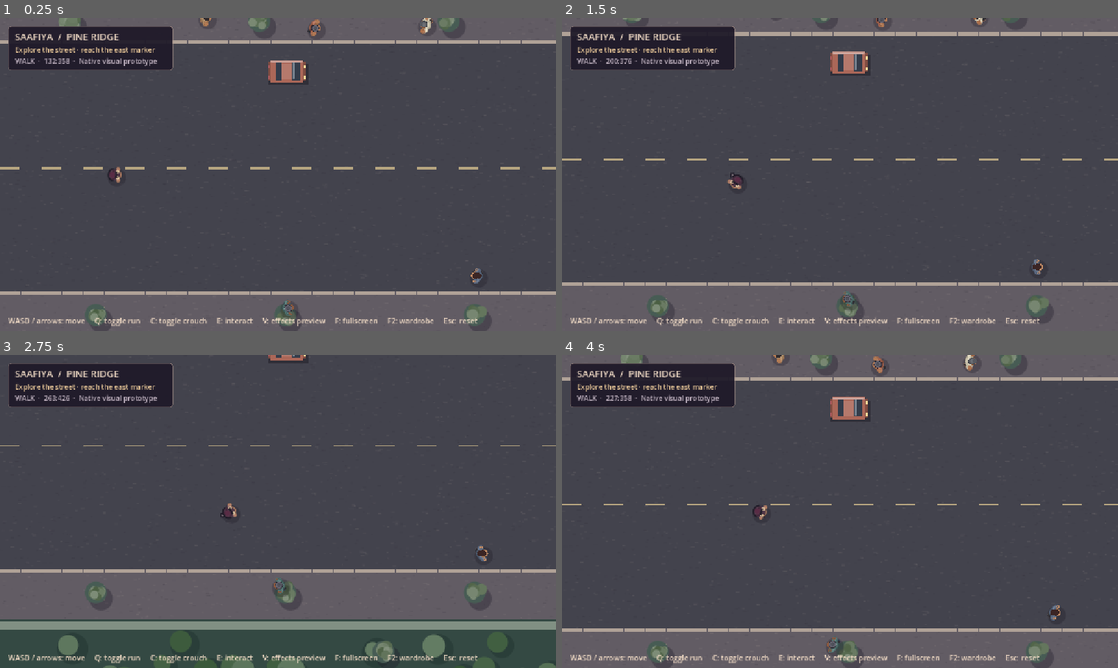
Above: before the commit, frames 1-4 (two rows, left to right).
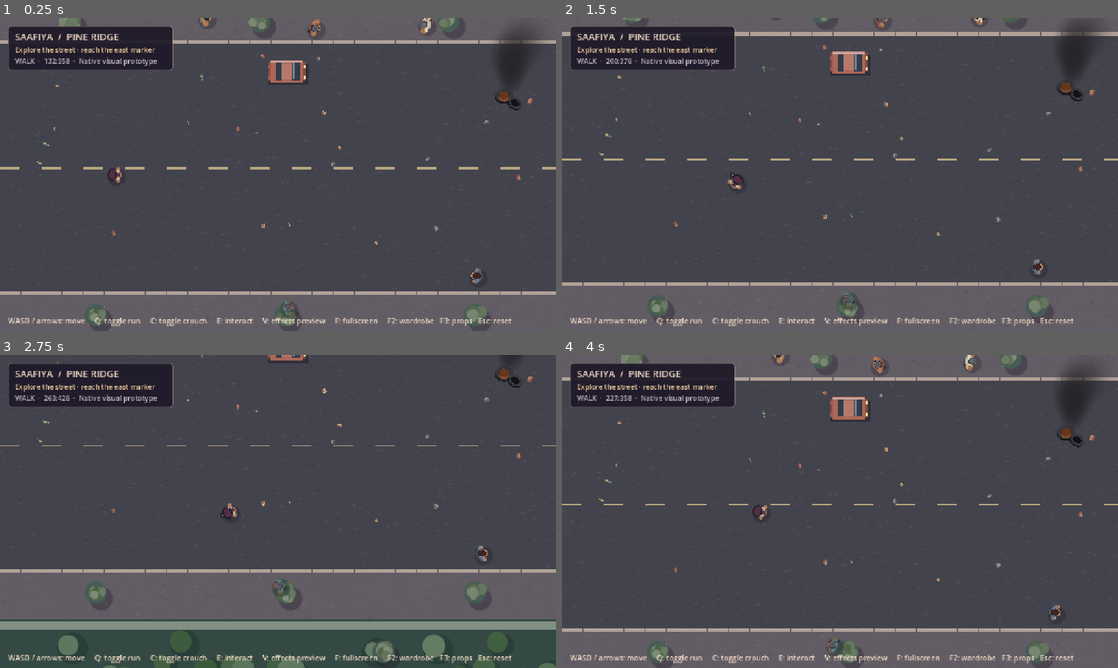
Above: after the commit, the same moments.

Repository: cryogenized-spec/Pineridge-Crisis-Saafiya-s-Revenge
Game: Godot game, scene res://scenes/main.tscn
Same seed, same stepped clock (60 frames per second), same inputs: the game is played once before the commit and once after it.
Inputs (mouse positions are in pixels of both pictures, inside the frame that each line leads up to):
- Up to frame 1 (0.25 s): no input
- Up to frame 2 (1.5 s): tap Enter at 0.5 s; move the mouse to (962, 158) at 0.52 s; hold Right 0.53-1.28 s; tap F at 0.6 s; tap E at 0.8, 1.35 s; move the mouse to (728, 190) at 1.27 s; hold S from 1.28 s (still down)
- Up to frame 3 (2.75 s): tap F at 1.55 s; move the mouse to (333, 442) at 2.02 s; release S at 2.03 s; hold Right from 2.03 s (still down); tap 1 at 2.1 s; tap E at 2.3 s
- Up to frame 4 (4 s): move the mouse to (812, 574) at 2.77 s; release Right at 2.78 s; hold W 2.78-3.53 s; tap 2 at 2.85 s; tap F at 3.05 s; move the mouse to (1006, 558) at 3.52 s; hold Left from 3.53 s (still down); tap 3 at 3.6 s; tap E at 3.8 s

The runs differ from the first frame. In frame 1, 1.1% of the frame differs, in the area x 6-98%, y 4-99%; in frame 2, 1.1%, in the area x 6-98%, y 1-99%; in frame 3, 0.4%; in frame 4, 1.1%.

Commit message:
Add independent prop artwork and street atmosphere

Diff:
--- /dev/null
+++ b/assets/props/bag.svg
@@ -0,0 +1 @@
+<svg xmlns="http://www.w3.org/2000/svg" width="128" height="128" viewBox="0 0 128 128"><path d="M35 43Q32 14 64 14Q96 14 93 43" fill="none" stroke="#b5a5a1" stroke-width="8"/><path d="M25 40L102 40 112 111 15 111Z" fill="#a49185"/><path d="M25 40L102 40 92 51 34 51Z" fill="#c5b4a2"/><path d="M36 55L29 103M88 55L97 104" stroke="#827267" stroke-width="3"/></svg>
--- /dev/null
+++ b/assets/props/blade_icon.svg
@@ -0,0 +1 @@
+<svg xmlns="http://www.w3.org/2000/svg" width="128" height="128" viewBox="0 0 128 128"><path d="M25 96L88 23 110 17 102 41 45 108Z" fill="#b2b2b5" stroke="#62636a" stroke-width="2"/><path d="M21 92L43 111 29 121 8 104Z" fill="#57443c"/><path d="M48 96L100 31" stroke="#e0deda" stroke-width="2"/></svg>
--- /dev/null
+++ b/assets/props/bottle.svg
@@ -0,0 +1 @@
+<svg xmlns="http://www.w3.org/2000/svg" width="128" height="128" viewBox="0 0 128 128"><g transform="rotate(-30 64 64)"><rect x="46" y="39" width="36" height="76" rx="12" fill="#485e4f"/><path d="M46 49Q46 36 55 29V13H73V29Q82 36 82 49" fill="#647d65"/><rect x="54" y="10" width="20" height="8" rx="2" fill="#a79a75"/><rect x="47" y="59" width="34" height="27" fill="#b9ac82"/><path d="M54 43V105" stroke="#a5b69c" opacity=".55" stroke-width="3"/></g></svg>
--- /dev/null
+++ b/assets/props/brick.svg
@@ -0,0 +1 @@
+<svg xmlns="http://www.w3.org/2000/svg" width="128" height="128" viewBox="0 0 128 128"><path d="M19 42L80 25 108 43 47 62Z" fill="#b87e65"/><path d="M19 42L47 62 47 93 19 72Z" fill="#805348"/><path d="M47 62L108 43 108 74 47 93Z" fill="#9a5f50"/><path d="M28 46L78 32M52 67L101 52" stroke="#d5a28a" opacity=".5" stroke-width="2"/></svg>
--- /dev/null
+++ b/assets/props/carton.svg
@@ -0,0 +1 @@
+<svg xmlns="http://www.w3.org/2000/svg" width="128" height="128" viewBox="0 0 128 128"><path d="M17 42L62 22 111 43 65 64Z" fill="#c3a17b"/><path d="M17 42L65 64V108L17 83Z" fill="#8f6b4f"/><path d="M65 64L111 43V87L65 108Z" fill="#ac865e"/><path d="M39 32L87 54 87 96" fill="none" stroke="#dfc19a" stroke-width="6"/></svg>
--- /dev/null
+++ b/assets/props/club_icon.svg
@@ -0,0 +1 @@
+<svg xmlns="http://www.w3.org/2000/svg" width="128" height="128" viewBox="0 0 128 128"><path d="M19 105L77 22Q91 10 105 22Q119 35 105 48L36 119Z" fill="#9b7758" stroke="#624a38" stroke-width="3"/><path d="M31 105L94 30" stroke="#c2a17a" stroke-width="3"/><path d="M16 105L28 119" stroke="#4a4342" stroke-width="7"/></svg>
--- /dev/null
+++ b/assets/props/compact_icon.svg
@@ -0,0 +1 @@
+<svg xmlns="http://www.w3.org/2000/svg" width="128" height="128" viewBox="0 0 128 128"><path d="M16 36H109V50H59L54 58 44 104H23L35 60H16Z" fill="#7b7980" stroke="#35343c" stroke-width="3" stroke-linejoin="round"/><path d="M20 39H105" stroke="#c4c0c1" stroke-width="3"/><path d="M35 64L51 64 41 99H27Z" fill="#414049"/></svg>
--- /dev/null
+++ b/assets/props/longarm_icon.svg
@@ -0,0 +1 @@
+<svg xmlns="http://www.w3.org/2000/svg" width="128" height="128" viewBox="0 0 128 128"><path d="M7 51H26L39 39H77L85 47H120V55H85L77 65H53L43 85H31L35 64H7Z" fill="#4d4b50" stroke="#282930" stroke-width="2" stroke-linejoin="round"/><path d="M9 53H26L40 45 47 62H9Z" fill="#92735c"/><path d="M53 43H76L82 48H53Z" fill="#979399"/></svg>
--- /dev/null
+++ b/assets/props/modern_icon.svg
@@ -0,0 +1 @@
+<svg xmlns="http://www.w3.org/2000/svg" width="128" height="128" viewBox="0 0 128 128"><path d="M15 33H113V53H59L54 62 44 107H19L32 62 15 56Z" fill="#4a4c54" stroke="#26262e" stroke-width="3" stroke-linejoin="round"/><path d="M19 37H109" stroke="#96949a" stroke-width="3"/><path d="M31 70L49 70 40 101H24Z" fill="#32333b"/></svg>
--- /dev/null
+++ b/assets/props/phone.svg
@@ -0,0 +1 @@
+<svg xmlns="http://www.w3.org/2000/svg" width="128" height="128" viewBox="0 0 128 128"><rect x="39" y="12" width="50" height="104" rx="9" fill="#25272e"/><rect x="43" y="19" width="42" height="86" rx="4" fill="#4b6272"/><path d="M45 21L83 21 45 72Z" fill="#8094a3" opacity=".45"/><rect x="57" y="109" width="14" height="2" fill="#a9a5a3"/></svg>
--- /dev/null
+++ b/assets/props/revolver_icon.svg
@@ -0,0 +1 @@
+<svg xmlns="http://www.w3.org/2000/svg" width="128" height="128" viewBox="0 0 128 128"><path d="M14 40H109V54H65L52 66 43 107H19L30 69 14 54Z" fill="#35343e" stroke="#202128" stroke-width="3" stroke-linejoin="round"/><ellipse cx="49" cy="51" rx="17" ry="15" fill="#5b5862"/><path d="M25 77Q46 72 32 97M39 47Q53 37 57 51" fill="none" stroke="#c6a66a" stroke-width="2"/></svg>
--- /dev/null
+++ b/assets/props/rubble.svg
@@ -0,0 +1 @@
+<svg xmlns="http://www.w3.org/2000/svg" width="128" height="128" viewBox="0 0 128 128"><path d="M15 73L30 44 58 28 87 36 111 68 87 93 45 99Z" fill="#6e6c68"/><path d="M30 44L58 28 87 36 76 66 42 70Z" fill="#96918a"/><path d="M42 70L76 66 87 93 45 99Z" fill="#55545a"/><path d="M76 66L87 36 111 68 87 93Z" fill="#77736e"/></svg>
--- /dev/null
+++ b/assets/props/slingshot_icon.svg
@@ -0,0 +1 @@
+<svg xmlns="http://www.w3.org/2000/svg" width="128" height="128" viewBox="0 0 128 128"><path d="M63 106V61L31 24M63 61L95 24" fill="none" stroke="#94785a" stroke-width="13" stroke-linecap="round" stroke-linejoin="round"/><path d="M31 24Q64 40 95 24" fill="none" stroke="#a7a5a4" stroke-width="4"/><path d="M63 87V112" stroke="#4b4644" stroke-width="13" stroke-linecap="round"/></svg>
--- /dev/null
+++ b/assets/props/tyre.svg
@@ -0,0 +1 @@
+<svg xmlns="http://www.w3.org/2000/svg" width="128" height="128" viewBox="0 0 128 128"><ellipse cx="64" cy="68" rx="51" ry="37" fill="#15171b"/><ellipse cx="64" cy="58" rx="51" ry="37" fill="#34363a"/><ellipse cx="64" cy="58" rx="30" ry="21" fill="#101216"/><ellipse cx="64" cy="58" rx="40" ry="29" fill="none" stroke="#555659" stroke-width="3" opacity=".55"/><path d="M15 60Q25 85 64 94Q103 90 114 63" fill="none" stroke="#27282c" stroke-width="5"/></svg>
--- /dev/null
+++ b/scenes/prop_review.tscn
@@ -0,0 +1,6 @@
+[gd_scene load_steps=2 format=3]
+
+[ext_resource type="Script" path="res://scripts/prop_review.gd" id="1"]
+
+[node name="PropReview" type="Node2D"]
+script = ExtResource("1")
--- a/scripts/main.gd
+++ b/scripts/main.gd
@@ -3,6 +3,7 @@
 const Street = preload("res://scripts/street.gd")
 const Actor = preload("res://scripts/actor.gd")
 const Effects = preload("res://scripts/visual_effects.gd")
+const Haze = preload("res://scripts/street_haze.gd")
 const START := Vector2(132,358)
 const WAYPOINT := Vector2(2060,350)
 var street: Street
@@ -24,6 +25,9 @@
 func _ready() -> void:
 	street=Street.new()
 	add_child(street)
+	var haze := Haze.new()
+	haze.origins = street.haze_origins
+	add_child(haze)
 	effects=Effects.new()
 	add_child(effects)
 	var positions := [Vector2(235,177),Vector2(316,511),Vector2(484,185),Vector2(561,474),Vector2(717,515),Vector2(890,180),Vector2(998,464),Vector2(1268,149),Vector2(1620,191),Vector2(1845,507),Vector2(353,189),Vector2(1510,513),Vector2(1977,178)]
@@ -87,7 +91,7 @@
 	v.add_child(status)
 	var help:=Label.new()
 	help.position=Vector2(18,684)
-	help.text="WASD / arrows: move     Q: toggle run     C: toggle crouch     E: interact     V: effects preview     F: fullscreen     F2: wardrobe     Esc: reset"
+	help.text="WASD / arrows: move     Q: toggle run     C: toggle crouch     E: interact     V: effects preview     F: fullscreen     F2: wardrobe   F3: props   Esc: reset"
 	help.add_theme_font_size_override("font_size",17)
 	help.modulate=Color("#f3ddc7")
 	layer.add_child(help)
@@ -95,6 +99,8 @@
 func _unhandled_key_input(event:InputEvent) -> void:
 	if event is InputEventKey and event.pressed and not event.echo:
 		match event.keycode:
+			KEY_F3:
+				get_tree().change_scene_to_file("res://scenes/prop_review.tscn")
 			KEY_F2:
 				get_tree().change_scene_to_file("res://scenes/character_review.tscn")
 			KEY_ESCAPE:
--- /dev/null
+++ b/scripts/prop_library.gd
@@ -0,0 +1,24 @@
+extends RefCounted
+# Visual-only assets: no weapon mechanics or physical dimensions.
+const ITEMS := [
+	{"id":"brick","label":"Brick","texture":preload("res://assets/props/brick.svg")},
+	{"id":"rubble","label":"Rubble","texture":preload("res://assets/props/rubble.svg")},
+	{"id":"tyre","label":"Discarded tyre","texture":preload("res://assets/props/tyre.svg")},
+	{"id":"bottle","label":"Discarded bottle","texture":preload("res://assets/props/bottle.svg")},
+	{"id":"carton","label":"Cardboard carton","texture":preload("res://assets/props/carton.svg")},
+	{"id":"bag","label":"Shopping bag","texture":preload("res://assets/props/bag.svg")},
+	{"id":"phone","label":"Phone","texture":preload("res://assets/props/phone.svg")},
+	{"id":"compact_icon","label":"Compact sidearm","texture":preload("res://assets/props/compact_icon.svg")},
+	{"id":"modern_icon","label":"Modern sidearm","texture":preload("res://assets/props/modern_icon.svg")},
+	{"id":"revolver_icon","label":"Ornate sidearm","texture":preload("res://assets/props/revolver_icon.svg")},
+	{"id":"longarm_icon","label":"Long-arm icon","texture":preload("res://assets/props/longarm_icon.svg")},
+	{"id":"blade_icon","label":"Blade icon","texture":preload("res://assets/props/blade_icon.svg")},
+	{"id":"club_icon","label":"Wooden club icon","texture":preload("res://assets/props/club_icon.svg")},
+	{"id":"slingshot_icon","label":"Slingshot icon","texture":preload("res://assets/props/slingshot_icon.svg")}
+]
+
+static func texture(id: String) -> Texture2D:
+	for item in ITEMS:
+		if item.id == id:
+			return item.texture
+	return null
--- /dev/null
+++ b/scripts/prop_review.gd
@@ -0,0 +1,26 @@
+extends Node2D
+const Props = preload("res://scripts/prop_library.gd")
+
+func _ready() -> void:
+	if "--prop-smoke" in OS.get_cmdline_user_args():
+		for item in Props.ITEMS:
+			assert(item.texture != null)
+			assert(item.texture.get_size() == Vector2(128,128))
+		print("Prop review: all ", Props.ITEMS.size(), " textures loaded.")
+		get_tree().quit()
+
+func _unhandled_key_input(event: InputEvent) -> void:
+	if event is InputEventKey and event.pressed and event.keycode == KEY_ESCAPE:
+		get_tree().change_scene_to_file("res://scenes/main.tscn")
+
+func _draw() -> void:
+	draw_rect(Rect2(0,0,1280,720),Color("#1a1d26"))
+	draw_string(ThemeDB.fallback_font,Vector2(32,46),"PINE RIDGE / PROP LIBRARY",HORIZONTAL_ALIGNMENT_LEFT,-1,27,Color("#e0d9d6"))
+	draw_string(ThemeDB.fallback_font,Vector2(32,76),"Visual assets only · Esc returns to the street",HORIZONTAL_ALIGNMENT_LEFT,-1,16,Color("#aaa6af"))
+	for i in range(Props.ITEMS.size()):
+		var item: Dictionary = Props.ITEMS[i]
+		var p := Vector2(32+(i%5)*245,104+floori(float(i)/5.0)*190)
+		draw_rect(Rect2(p,Vector2(232,174)),Color("#343843"))
+		draw_rect(Rect2(p,Vector2(232,174)),Color("#65616b"),false,1)
+		draw_texture_rect(item.texture,Rect2(p+Vector2(52,8),Vector2(128,128)),false)
+		draw_string(ThemeDB.fallback_font,p+Vector2(12,156),item.label,HORIZONTAL_ALIGNMENT_LEFT,-1,16,Color("#e0d9d6"))
--- a/scripts/street.gd
+++ b/scripts/street.gd
@@ -4,7 +4,10 @@
 const ROOFS := [Color("#8b7773"), Color("#797480"), Color("#7e7771")]
 const AWNINGS := [Color("#85534f"), Color("#526e70"), Color("#9e7858")]
 const SHOP_NAMES := ["HOME & MORE", "PINE RIDGE", "BAKERY", "RECORDS", "PHARMACY"]
+const Props = preload("res://scripts/prop_library.gd")
 var obstacles: Array[Rect2] = []
+var litter: Array[Dictionary] = []
+var haze_origins := PackedVector2Array([Vector2(580,268),Vector2(1290,435),Vector2(1880,262)])
 
 func _ready() -> void:
 	# Scenic architecture is a backdrop, not an explorable building plan.
@@ -12,6 +15,15 @@
 	obstacles.append(Rect2(0, 550, SIZE.x, 150))
 	for x in range(330, 2240, 342):
 		obstacles.append(Rect2(x - 22, (460 if x >= 1000 or x % 2 else 239) - 13, 44, 26))
+	var rng := RandomNumberGenerator.new()
+	rng.seed = 67204
+	for i in range(85):
+		var p := Vector2(rng.randf_range(45,2275),rng.randf_range(220,480))
+		var kinds := ["brick","rubble","bottle","carton"]
+		litter.append({"p":p,"id":kinds[i%4],"angle":rng.randf_range(0,TAU),"size":rng.randf_range(5,11)})
+	for p in haze_origins:
+		litter.append({"p":p,"id":"tyre","angle":0.0,"size":26.0})
+		litter.append({"p":p+Vector2(12,8),"id":"tyre","angle":0.6,"size":22.0})
 	queue_redraw()
 
 func blocked(p: Vector2, radius: float = 7.0) -> bool:
@@ -54,6 +66,14 @@
 	for x in range(80, 2320, 218):
 		tree(Vector2(x, 181), rng)
 		tree(Vector2(x + 30, 519), rng)
+	# Scattered visual scenery, not tactical cover or barricades.
+	for item in litter:
+		var p: Vector2 = item.p
+		var size: float = item.size
+		var texture := Props.texture(item.id)
+		draw_set_transform(p, float(item.angle))
+		draw_texture_rect(texture,Rect2(Vector2.ONE*(-size*0.5),Vector2.ONE*size),false)
+	draw_set_transform(Vector2.ZERO)
 
 func retail_backdrop(rng: RandomNumberGenerator) -> void:
 	draw_rect(Rect2(0, 0, SIZE.x, 146), Color("#4d515b"))
--- /dev/null
+++ b/scripts/street_haze.gd
@@ -0,0 +1,33 @@
+extends Node2D
+# Non-interactive cinematic ambience. Does not modify visibility rules or navigation.
+var origins := PackedVector2Array()
+var clock := 0.0
+var smoke_texture: Texture2D
+
+func _ready() -> void:
+	var image := Image.create(64,64,false,Image.FORMAT_RGBA8)
+	for y in range(64):
+		for x in range(64):
+			var p := (Vector2(x,y)-Vector2(31.5,31.5))/31.5
+			var r := p.length()
+			var grain := 0.82+0.18*sin(float(x)*1.73+float(y)*2.31)
+			var a := pow(maxf(0.0,1.0-r*r),2.0)*grain
+			image.set_pixel(x,y,Color(0.15,0.14,0.15,a))
+	smoke_texture = ImageTexture.create_from_image(image)
+
+func _process(delta: float) -> void:
+	clock += delta
+	queue_redraw()
+
+func _draw() -> void:
+	if smoke_texture == null:
+		return
+	for j in range(origins.size()):
+		var origin := origins[j]
+		for i in range(16):
+			var t := fposmod(clock*0.26+float(i)/16.0+float(j)*0.13,1.0)
+			var drift := Vector2(22.0*t+sin(t*8.0+float(j))*9.0*t,-74.0*t)
+			var size := 19.0+65.0*t
+			var alpha := sin(PI*t)*0.48
+			draw_texture_rect(smoke_texture,Rect2(origin+drift-Vector2.ONE*size*0.5,Vector2.ONE*size),false,Color(1,1,1,alpha))
+		draw_circle(origin,4.0+sin(clock*5.0+float(j))*1.5,Color(0.91,0.42,0.12,0.40),true,-1,true)
Not shown, changed: docs/parity.md
